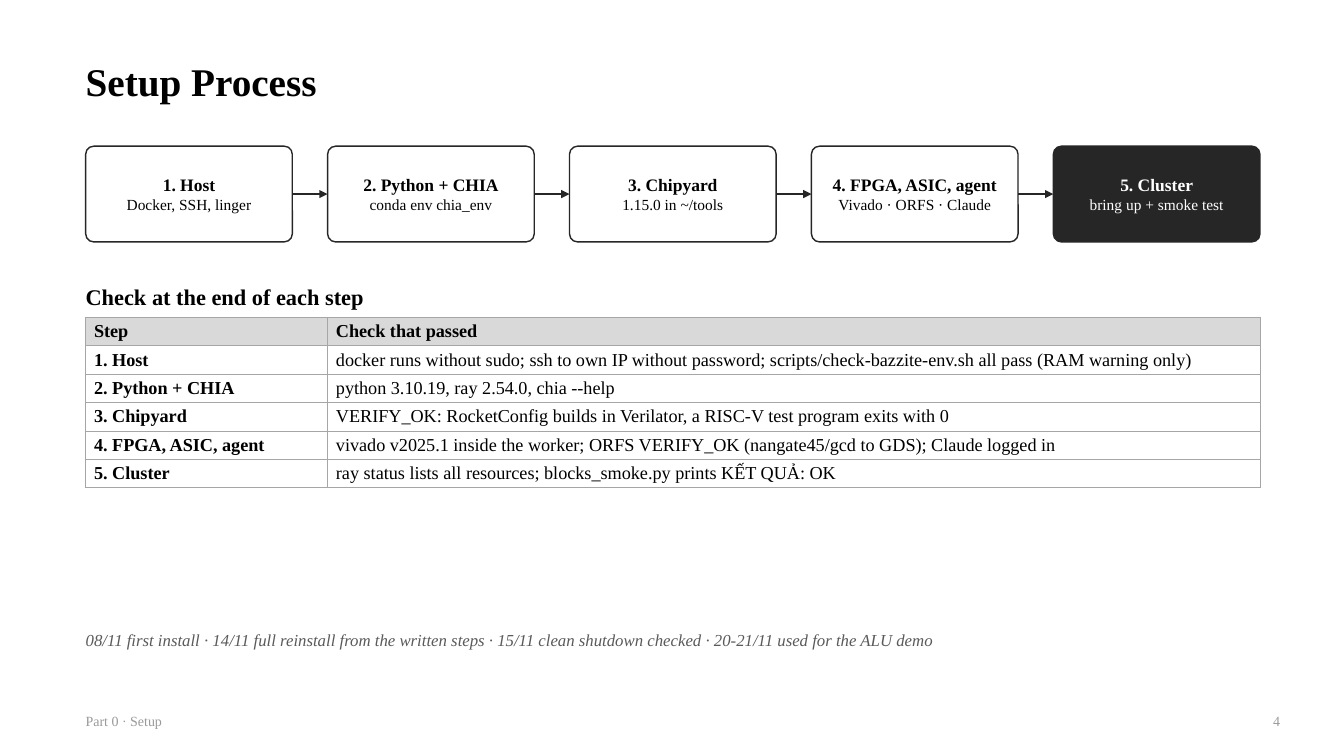
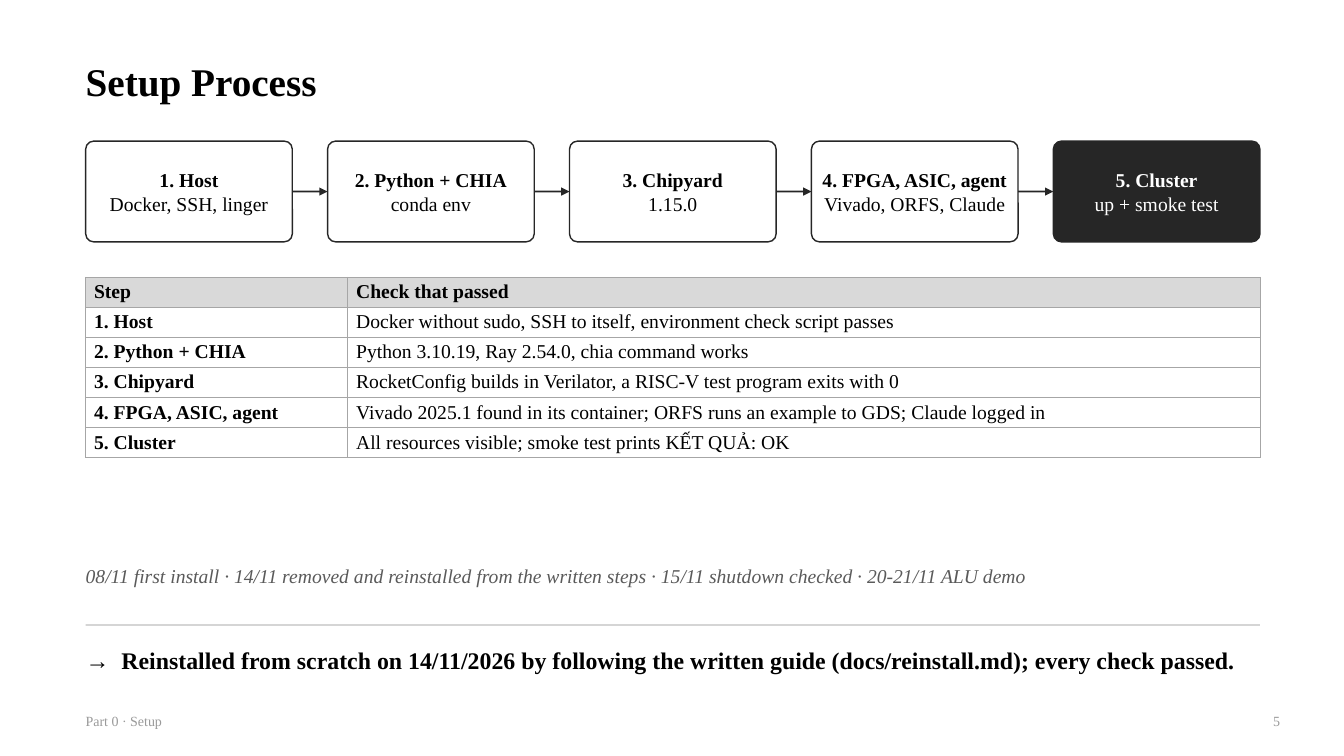
Before and after one commit to chipchip-tech/CHIA-workflow, a slide deck: slide 5 of projects/demo-alu/report/guides/0_Setup.pptx (slide 4 before the commit). Drawn at 1344x756 pixels with LibreOffice and Linux fonts; fonts in the diff are those of the drawing. Boxes give left, top, right and bottom in pixels: in the first picture for what was removed or moved away, otherwise in the second. Text is boxed around its words. In the diff, an @@ line names an element or a change of style, - is before the commit and + after.

```diff
--- a/projects/demo-alu/report/guides/0_Setup.pptx
+++ b/projects/demo-alu/report/guides/0_Setup.pptx
@@ rounded rectangle "1. Host": place and size @@
-rounded rectangle "1. Host" at (86, 146, 292, 242)
+rounded rectangle "1. Host" at (86, 141, 292, 242)
@@ rounded rectangle "1. Host" at (86, 141, 292, 242): size 12.5 to 14 pt in "1. Host"; size 11 to 14 pt in "Docker, SSH, linger"; proportions changed @@
@@ rounded rectangle "2. Python + CHIA": place and size @@
-rounded rectangle "2. Python + CHIA" at (328, 146, 534, 242)
+rounded rectangle "2. Python + CHIA" at (328, 141, 534, 242)
@@ proportions changed in 4 elements at (812, 141, 1018, 242), (1054, 141, 1260, 242), (328, 141, 534, 242), (570, 141, 776, 242) @@
@@ rounded rectangle "3. Chipyard": place and size @@
-rounded rectangle "3. Chipyard" at (570, 146, 776, 242)
+rounded rectangle "3. Chipyard" at (570, 141, 776, 242)
@@ rounded rectangle "4. FPGA, ASIC, agent": place and size @@
-rounded rectangle "4. FPGA, ASIC, agent" at (812, 146, 1018, 242)
+rounded rectangle "4. FPGA, ASIC, agent" at (812, 141, 1018, 242)
@@ rounded rectangle "5. Cluster": place and size @@
-rounded rectangle "5. Cluster" at (1054, 146, 1260, 242)
+rounded rectangle "5. Cluster" at (1054, 141, 1260, 242)
@@ text in rounded rectangle at (355, 173, 506, 192): size 12.5 to 14 pt in "2. Python + CHIA" @@
@@ text in rounded rectangle at (623, 173, 723, 192): size 12.5 to 14 pt in "3. Chipyard" @@
@@ text in rounded rectangle at (822, 174, 1007, 192): size 12.5 to 14 pt in "4. FPGA, ASIC, agent" @@
@@ text in rounded rectangle at (1116, 173, 1197, 188): size 12.5 to 14 pt in "5. Cluster" @@
@@ text in rounded rectangle at (391, 197, 471, 212): text changed; size 11 to 14 pt @@
-conda env chia_env
+conda env
@@ text in rounded rectangle at (648, 198, 697, 212): text changed; size 11 to 14 pt @@
-1.15.0 in ~/tools
+1.15.0
@@ text in rounded rectangle at (824, 197, 1005, 214): text changed; size 11 to 14 pt @@
-Vivado · ORFS · Claude
+Vivado, ORFS, Claude
@@ 4 arrows: place and size @@
-4 arrows at (292, 195, 1054, 195)
+4 arrows at (292, 192, 1054, 192)
@@ text in rounded rectangle at (1095, 197, 1218, 215): text changed; size 11 to 14 pt @@
-bring up + smoke test
+up + smoke test
@@ table at (86, 277, 1260, 458) @@
-row 2, column 2: docker runs without sudo; ssh to own IP without password; scripts/check-bazzite-env.sh all pass (RAM warning only)
+row 2, column 2: Docker without sudo, SSH to itself, environment check script passes
-row 3, column 2: python 3.10.19, ray 2.54.0, chia --help
+row 3, column 2: Python 3.10.19, Ray 2.54.0, chia command works
-row 4, column 2: VERIFY_OK: RocketConfig builds in Verilator, a RISC-V test program exits with 0
+row 4, column 2: RocketConfig builds in Verilator, a RISC-V test program exits with 0
-row 5, column 2: vivado v2025.1 inside the worker; ORFS VERIFY_OK (nangate45/gcd to GDS); Claude logged in
+row 5, column 2: Vivado 2025.1 found in its container; ORFS runs an example to GDS; Claude logged in
-row 6, column 2: ray status lists all resources; blocks_smoke.py prints KẾT QUẢ: OK
+row 6, column 2: All resources visible; smoke test prints KẾT QUẢ: OK
@@ size 13 to 14 pt in "Step", "Check that passed", "1. Host", "2. Python + CHIA" and 3 more places @@
@@ table: place and size @@
-table at (86, 318, 1260, 487)
+table at (86, 277, 1260, 458)
@@ text removed at (86, 289, 363, 310) @@
-Check at the end of each step
@@ text at (86, 569, 1025, 587): text changed; size 12 to 14 pt @@
-08/11 first install · 14/11 full reinstall from the written steps · 15/11 clean shutdown checked · 20-21/11 used for the ALU demo
+08/11 first install · 14/11 removed and reinstalled from the written steps · 15/11 shutdown checked · 20-21/11 ALU demo
@@ line added from (86, 625) to (1260, 625), #BFBFBF 1 pt @@
@@ text added at (121, 652, 1234, 674), 17 pt, text #000000, bold @@
+→ Reinstalled from scratch on 14/11/2026 by following the written guide (docs/reinstall.md); every check passed.
@@ text at (1273, 717, 1280, 726): text changed @@
-4
+5
```
Also in this commit, not shown: 11 other slides changed, 1 slide added, 4 other files.
